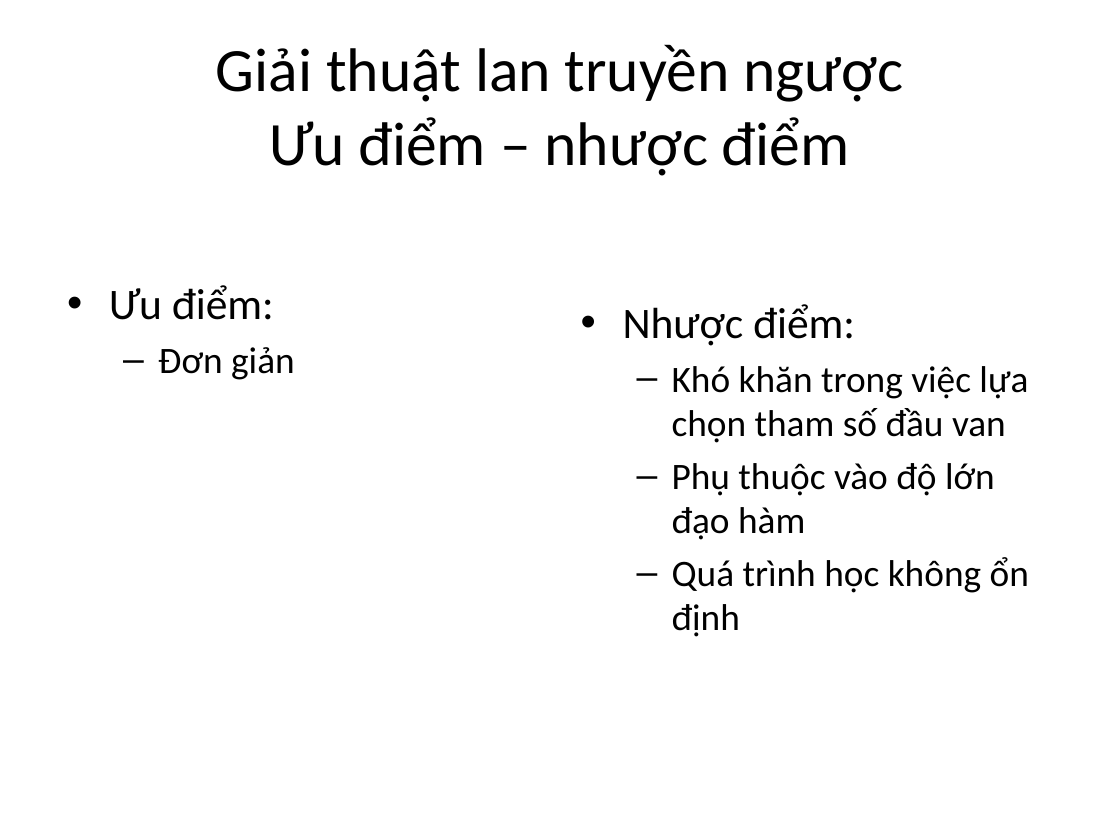
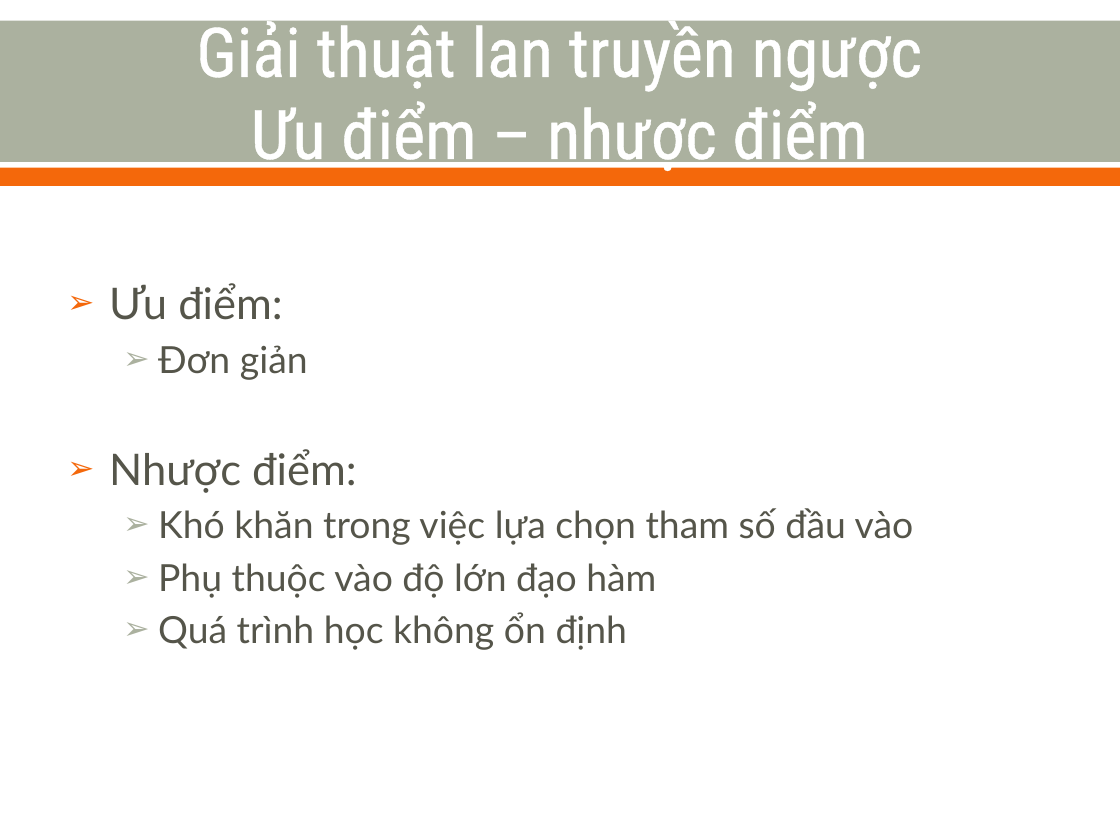
Before and after one commit to nvtthai/forecast-time-series, a slide deck: slide 33 of Report/Presentation.ppt (slide 21 before the commit). Drawn at 1120x840 pixels with LibreOffice and Linux fonts; fonts in the diff are those of the drawing. Boxes give left, top, right and bottom in pixels: in the first picture for what was removed or moved away, otherwise in the second. Text is boxed around its words. In the diff, an @@ line names an element or a change of style, - is before the commit and + after.

```diff
--- a/Report/Presentation.ppt
+++ b/Report/Presentation.ppt
@@ rectangle added at (x1=0, y1=20, x2=1120, y2=161), fill #ABB19F @@
@@ title "Giải thuật lan truyền ngược ..." moved from (x1=216, y1=44, x2=903, y2=176) to (x1=196, y1=14, x2=922, y2=174) @@
@@ title "Giải thuật lan truyền ngược ..." at (x1=196, y1=14, x2=922, y2=174): size 39.6 to 44 pt, font Calibri to Roboto Condensed, text colour #000000 to #FFFFFF, letter outline none to #FFFFFF 1.1 pt @@
@@ rectangle added at (x1=0, y1=168, x2=1120, y2=186), fill #F4680B @@
@@ text "Ưu điểm:" moved from (x1=623, y1=304, x2=1029, y2=637) to (x1=109, y1=283, x2=914, y2=650) @@
@@ text at (x1=109, y1=283, x2=308, y2=380): paragraphs added @@
+➢ Ưu điểm:
+  ➢ Đơn giản
@@ text removed at (x1=109, y1=285, x2=295, y2=380) @@
-• Ưu điểm:
-  – Đơn giản
@@ text at (x1=109, y1=449, x2=656, y2=650): font Calibri to Lato, text colour #000000 to #55554A in "Nhược điểm:", "Phụ thuộc vào độ lớn đạo hàm", "Quá trình học không ổn định"; bullet • to ➢; bullet – to ➢ @@
@@ text at (x1=158, y1=508, x2=914, y2=545): text changed; font Calibri to Lato; text colour #000000 to #55554A @@
-  – Khó khăn trong việc lựa chọn tham số đầu van
+  ➢ Khó khăn trong việc lựa chọn tham số đầu vào
```
Also in this commit, not shown: 34 other slides changed, 18 slides added, 4 slides removed, 1 other file.
